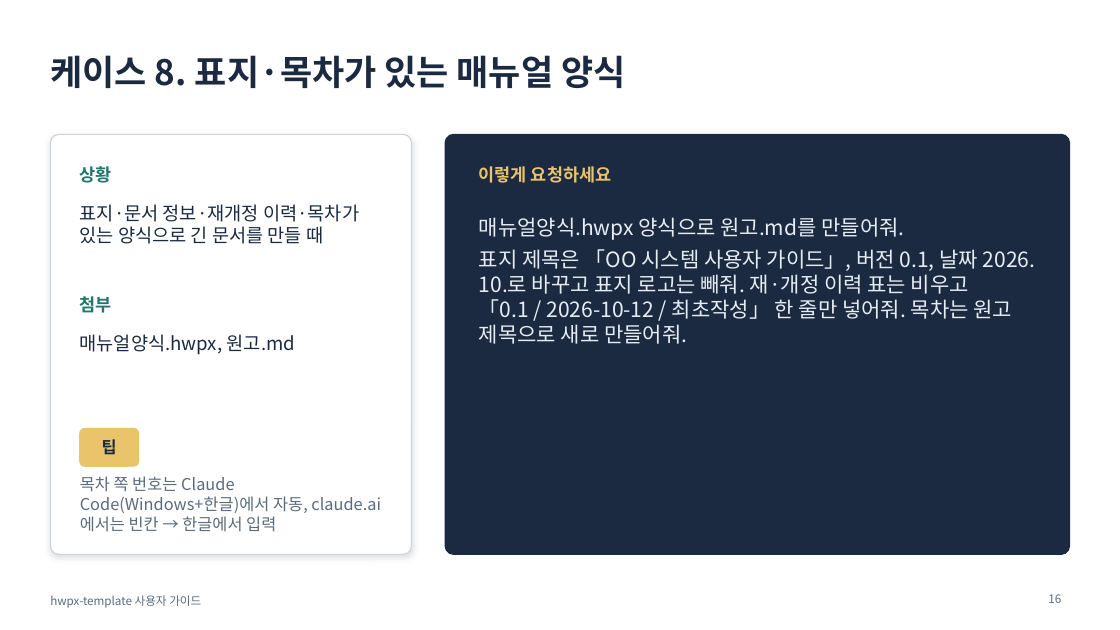
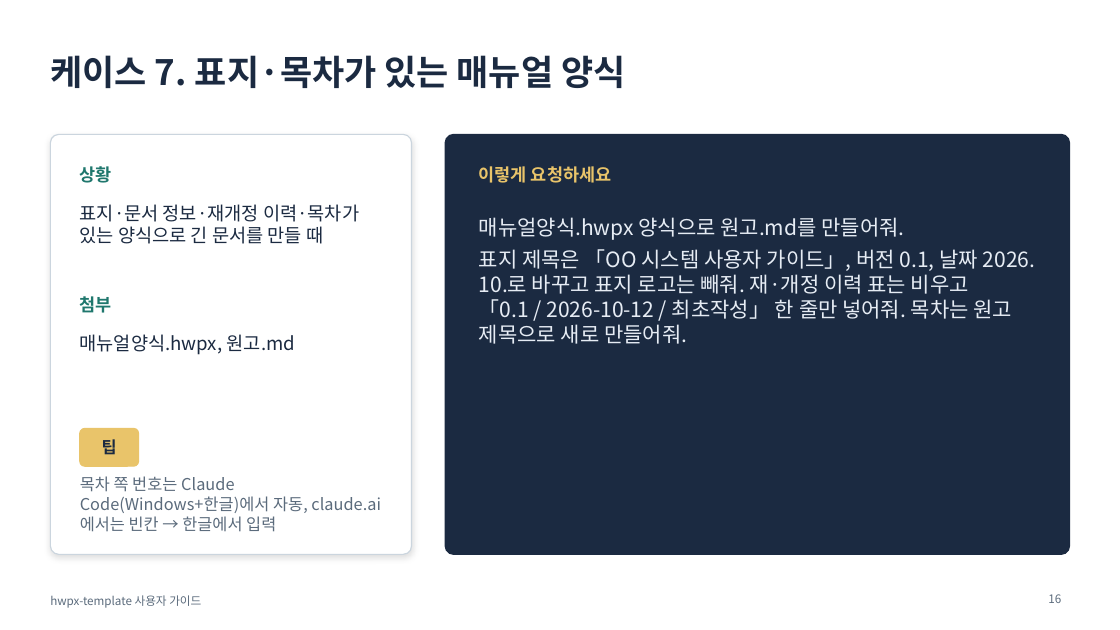
Before and after one commit to emilyJ7/hwpx-template-public, a slide deck: slide 16 of docs/사용자가이드.pptx. Drawn at 1120x630 pixels with LibreOffice and Linux fonts; fonts in the diff are those of the drawing. Boxes give left, top, right and bottom in pixels: in the first picture for what was removed or moved away, otherwise in the second. Text is boxed around its words. In the diff, an @@ line names an element or a change of style, - is before the commit and + after.

```diff
--- a/docs/사용자가이드.pptx
+++ b/docs/사용자가이드.pptx
@@ title at <box>50,55,625,88</box>: text changed @@
-케이스 8. 표지·목차가 있는 매뉴얼 양식
+케이스 7. 표지·목차가 있는 매뉴얼 양식
```
Also in this commit, not shown: 5 other slides changed, 1 slide added, 1 slide removed, 14 other files.
